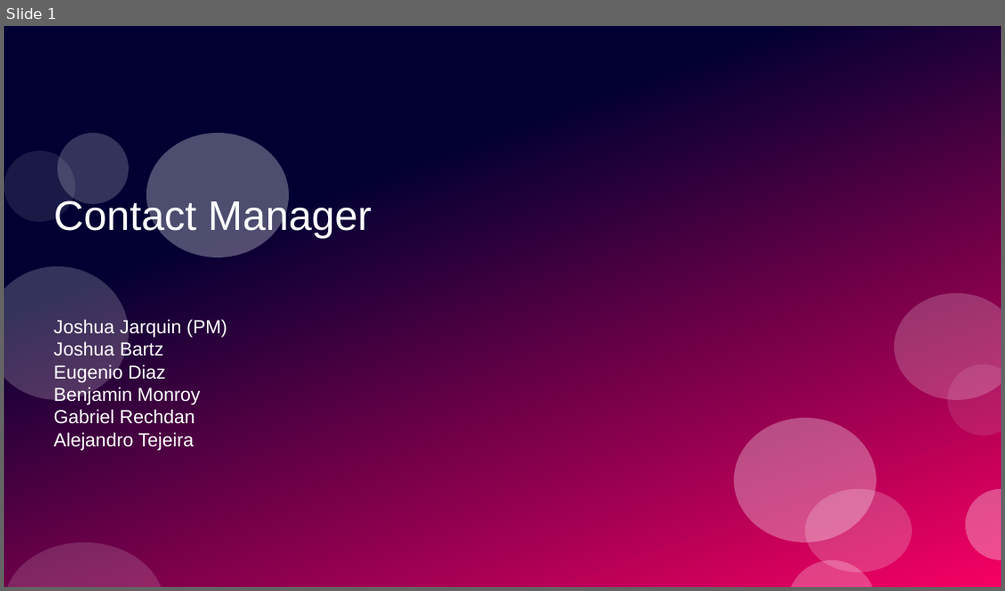
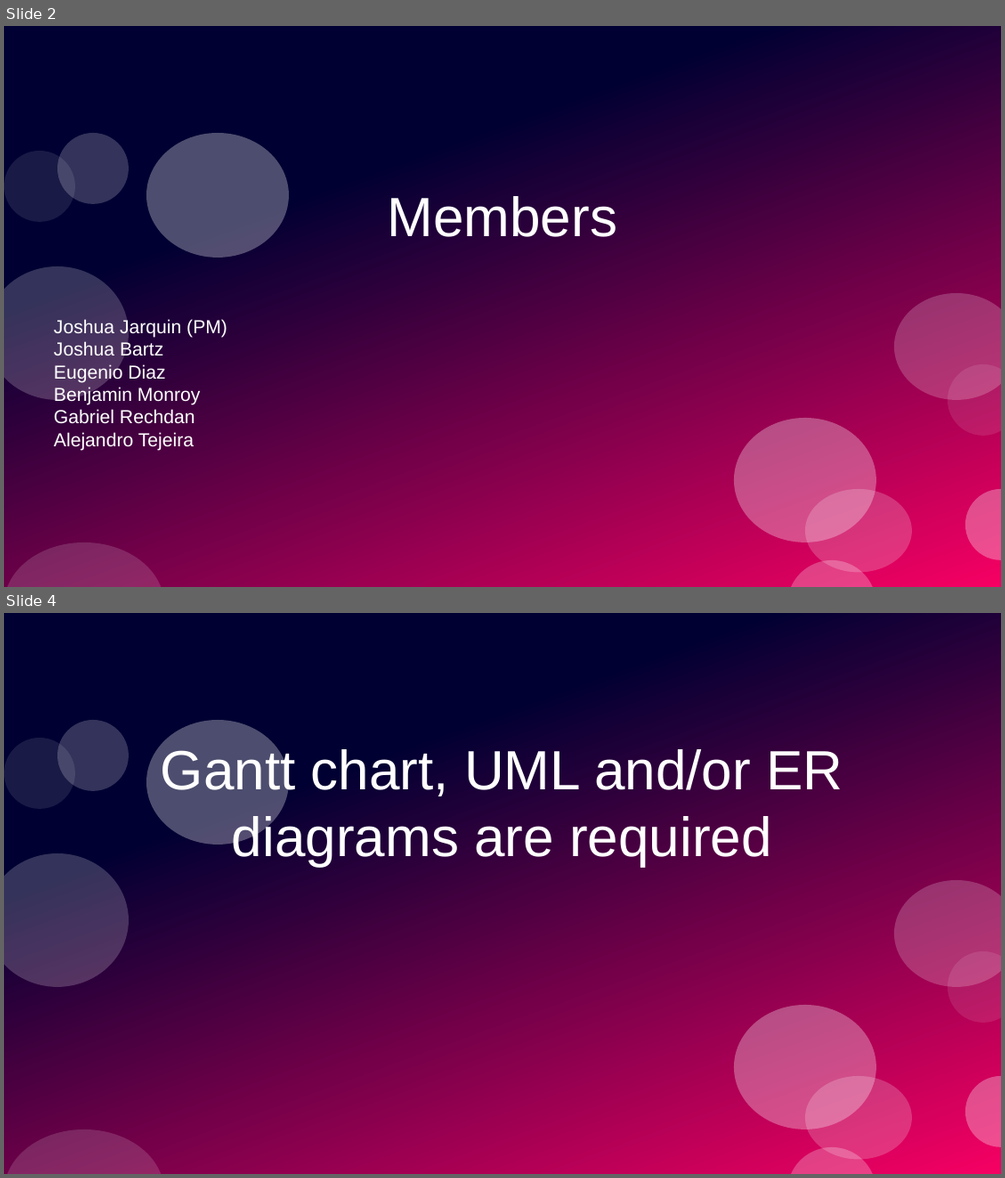
Before and after one commit to PrototypeProto/COP_4331_Small-Project, a slide deck: Pres.pptx. Shown one above the other, each under a label of ours: slide 1 before the commit, slides 2 and 4 after it; the slides between them are not shown. The pictures are 1005x591 and 1005x1178 pixels, drawn with LibreOffice and Linux fonts; fonts in the diff are those of the drawing. Boxes give left, top, right and bottom in pixels: in the first picture for what was removed or moved away, otherwise in the second. Text is boxed around its words. In the diff, an @@ line names an element or a change of style, - is before the commit and + after.

```diff
--- a/Pres.pptx
+++ b/Pres.pptx
@@ slide 4 added at bbox=[4, 613, 1001, 1174], background #FFFFFF; not listed: 12 template elements that a slide beside it also shows @@
@@ title added at bbox=[161, 746, 842, 866], 44 pt, text #FFFFFF @@
+Gantt chart, UML and/or ER diagrams are required
@@ what was slide 1 is now slide 2 @@
@@ slide 2 changed as well @@
@@ title at bbox=[387, 196, 617, 237]: text changed; size 33 to 44 pt @@
-Contact Manager
+Members
```
Also in this commit, not shown: 7 other slides added, 2 slides removed, 13 other files.
